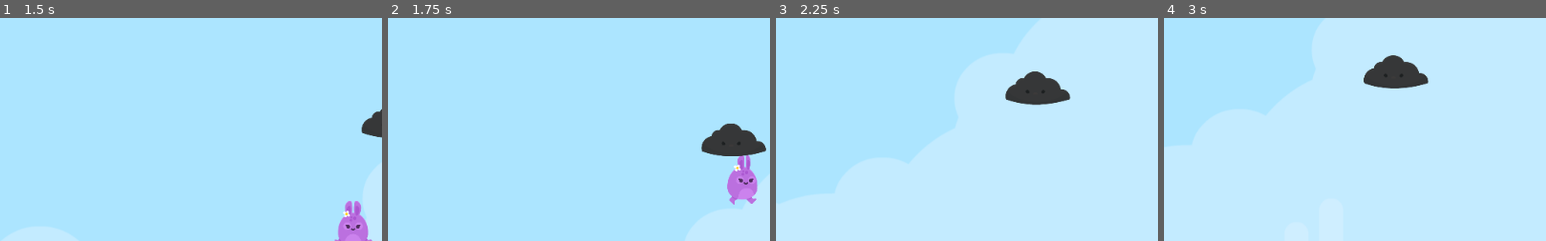
Above: before the commit, frames 1-4 (left to right).
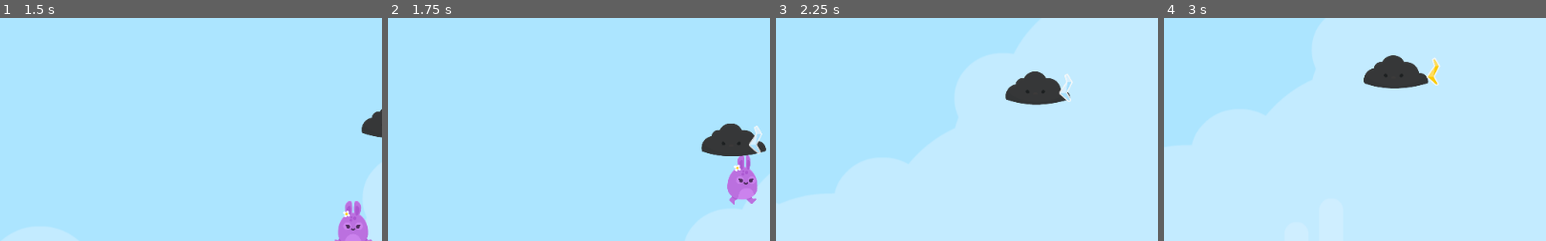
Above: after the commit, the same moments.

Repository: KennedyMungai/SimplePlatformer
Game: Godot game, scene res://Scenes/Levels/Level1.tscn
Two runs of this game, one before a commit and one after it. Both use one fixed random seed, a clock stepped at 60 frames per second and the inputs below.
Inputs:
- Up to frame 1 (1.5 s): hold D (right) from 0.53 s (still down); tap W (jump) at 0.77 s
- Up to frame 2 (1.75 s): keep holding D (right); tap W (jump) at 1.52 s
- Up to frame 3 (2.25 s): release D (right) at 2.03 s; hold A (left) from 2.03 s (still down)
- Up to frame 4 (3 s): release A (left) at 2.78 s; hold D (right) from 2.78 s (still down)
The pictures show only the part of the screen within x 18-68%, y 1-51%; the shares and areas given below are measured in that part.

Frame 1 is identical in both runs. In frame 2, 0.2% of the frame differs, in the area x 94-98%, y 48-62%; in frame 3, 0.2%; in frame 4, 0.2%, in the area x 68-73%, y 17-31%.
Error before the commit: Parse Error: At "add_child()" call, argument 1. The passed argument's type (Resource) doesn't match the function's expected argument type (Node). (res://Script…

Commit message:
Added an instance of the node

Diff:
--- a/Scripts/Cloud.gd
+++ b/Scripts/Cloud.gd
@@ -7,4 +7,4 @@
 
 
 func fire() -> void:
-	add_child(load("res://Scenes/Lightning.tscn"));
+	add_child(load("res://Scenes/Lightning.tscn").instance());
